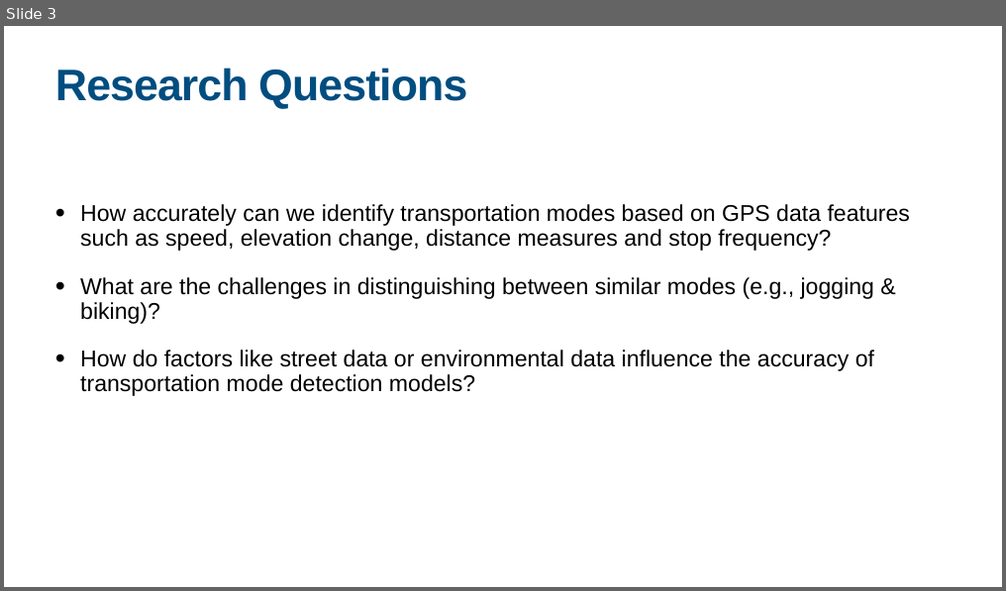
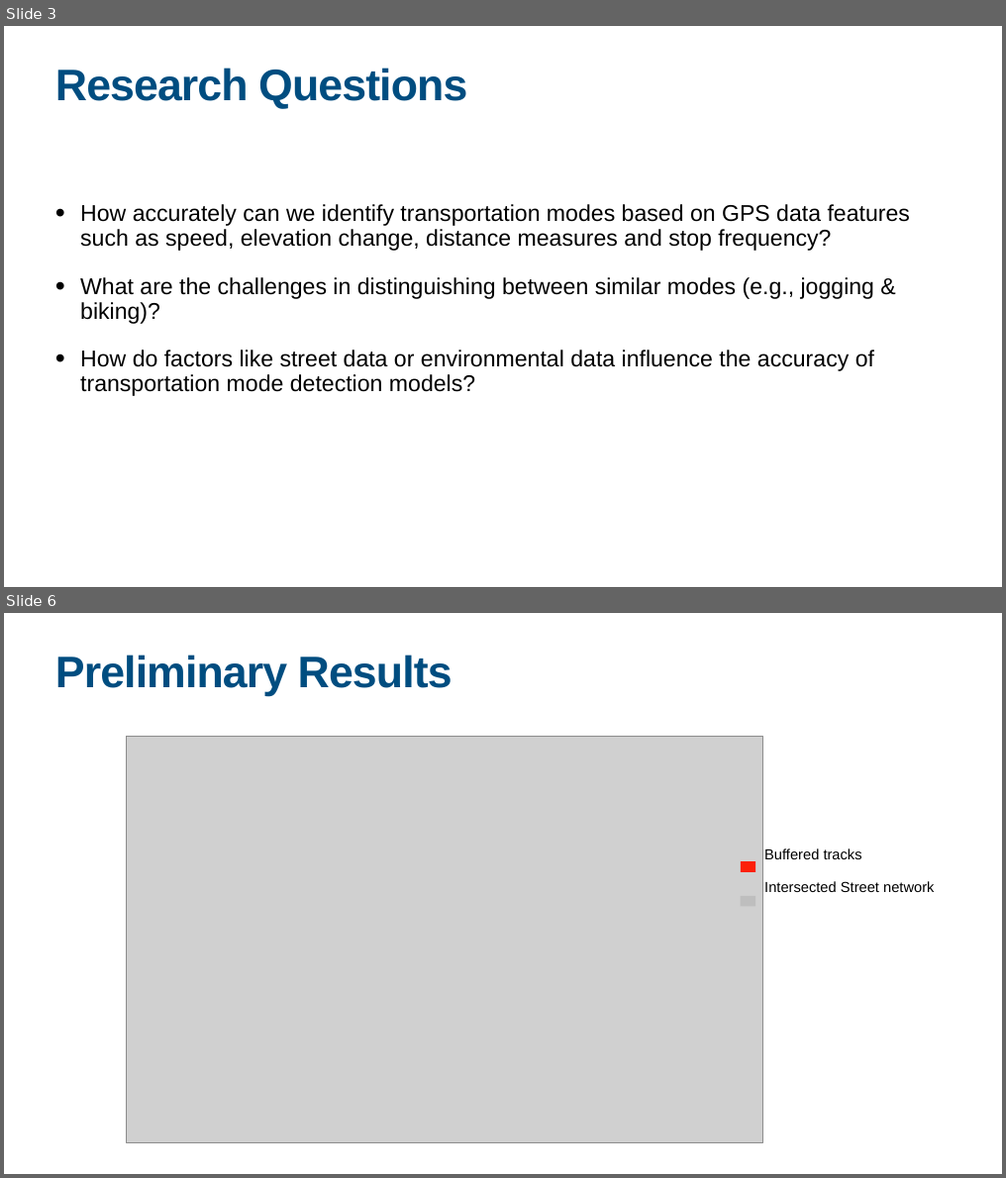
Before and after one commit to jonglr/GEO880-Project, a slide deck: Presentation.pptx. Shown one above the other, each under a label of ours: slide 3 before the commit, slides 3 and 6 after it; the slides between them are not shown. The pictures are 1006x591 and 1006x1178 pixels, drawn with LibreOffice and Linux fonts; fonts in the diff are those of the drawing; grey boxes stand for pictures. Boxes give left, top, right and bottom in pixels: in the first picture for what was removed or moved away, otherwise in the second. Text is boxed around its words. In the diff, an @@ line names an element or a change of style, - is before the commit and + after.

```diff
--- a/Presentation.pptx
+++ b/Presentation.pptx
@@ slide 6 added at (4,613,1002,1174), background #FFFFFF @@
@@ title added at (55,655,452,696), 85 pt, text #004D80, bold @@
+Preliminary Results
@@ picture added at (126,737,762,1143) @@
@@ text added at (764,849,862,860), 28 pt, text #000000 @@
+Buffered tracks
@@ rectangle added at (741,861,755,872), fill #FD2009 @@
@@ rectangle added at (741,896,755,906), fill #BEBEBE @@
@@ text added at (764,881,934,892), 28 pt, text #000000 @@
+Intersected Street network
```
Also in this commit, not shown: 3 slides changed, 1 slide removed, 4 other files.
